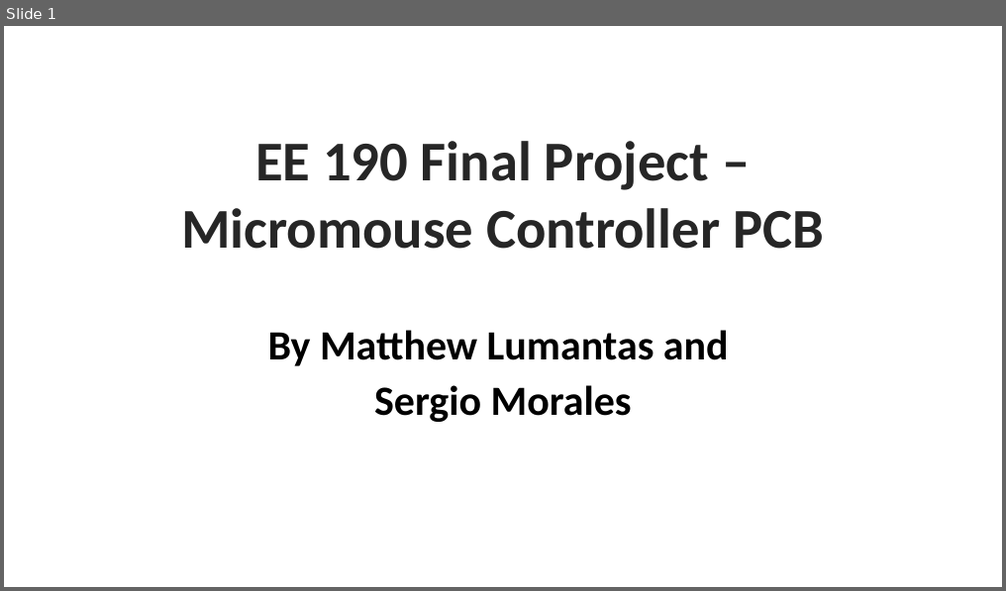
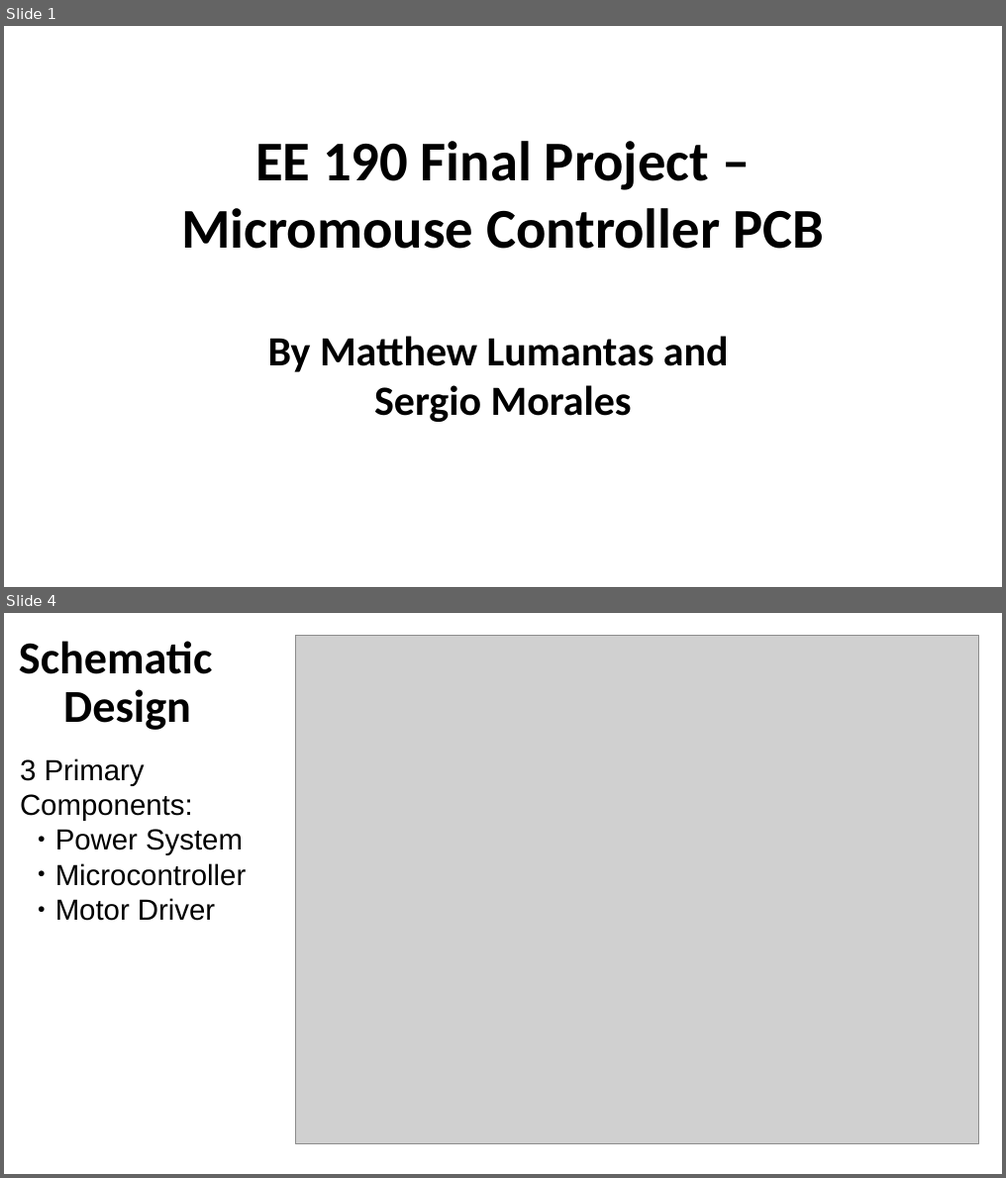
Before and after one commit to mattlumantas/ee190_final, a slide deck: Micromouse_Controller_Presentation.pptx. Shown one above the other, each under a label of ours: slide 1 before the commit, slides 1 and 4 after it; the slides between them are not shown. The pictures are 1006x591 and 1006x1178 pixels, drawn with LibreOffice and Linux fonts; fonts in the diff are those of the drawing; grey boxes stand for pictures; background and template pictures are left out. Boxes give left, top, right and bottom in pixels: in the first picture for what was removed or moved away, otherwise in the second. Text is boxed around its words. In the diff, an @@ line names an element or a change of style, - is before the commit and + after.

Commit message:
Version 1.0 of Micromouse controller 	Added capacitor values 	Arranged Labels 	Completed BoM and Presentation

```diff
--- a/Micromouse_Controller_Presentation.pptx
+++ b/Micromouse_Controller_Presentation.pptx
@@ slide 4 added at bbox=[4, 613, 1002, 1174], background #FFFFFF @@
@@ text added at bbox=[19, 641, 212, 730], 44 pt, text #000000, bold @@
+Schematic
+Design
@@ picture added at bbox=[296, 636, 979, 1145] @@
@@ text added at bbox=[20, 759, 247, 921], 28 pt, text #000000 @@
+3 Primary
+Components:
+  ● Power System
+  ● Microcontroller
+  ● Motor Driver
@@ slide 1 changed as well @@
@@ text "EE 190 Final Project – ..." at bbox=[181, 141, 824, 249]: text colour #262626 to #000000, letter outline #FFFFFF 2.25 pt to none @@
@@ text "By Matthew Lumantas and" at bbox=[268, 336, 729, 422]: letter outline #FFFFFF 2.25 pt to none; line spacing 0.9 to 1; less space between paragraphs @@
```
Also in this commit, not shown: 2 other slides changed, 5 other slides added, 3 slides removed, 14 other files.
